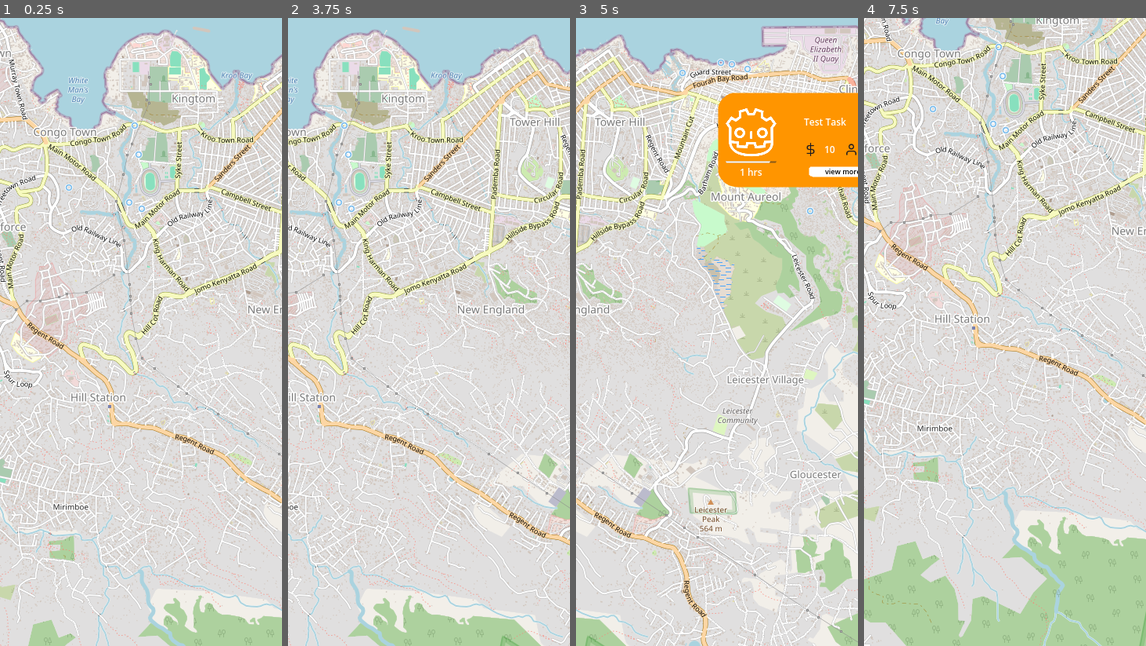
Above: before the commit, frames 1-4 (left to right).
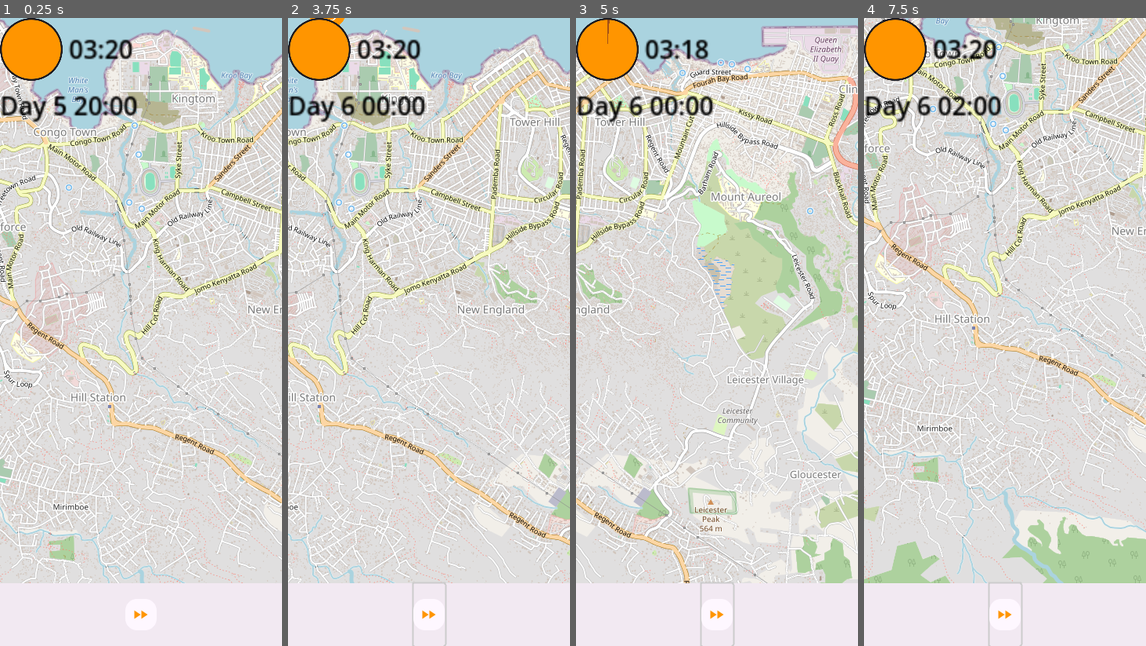
Above: after the commit, the same moments.

Repository: carabowes/Luscinia
Game: Godot game, scene res://main.tscn
Two runs of this game, one before a commit and one after it. Both use one fixed random seed, a clock stepped at 60 frames per second and the inputs below. This scene is started directly instead of the project's main scene.
Inputs (mouse positions are in pixels of both pictures, inside the frame that each line leads up to):
- Up to frame 1 (0.25 s): no input
- Up to frame 2 (3.75 s): click (429, 614) at 0.52 s; click (429, 614) at 1.27 s; drag from (304, 30) to (457, 193) at 2.02 s; tap Enter at 2.75 s; drag from (372, 363) to (414, 457) at 2.77 s; tap Space at 3.5 s; move the mouse to (457, 193) at 3.52 s; press the mouse at (457, 193) at 3.53 s; hold D from 3.53 s (still down)
- Up to frame 3 (5 s): release D at 4.25 s; release the mouse at (745, 193) at 4.25 s; drag from (810, 168) to (632, 237) at 4.27 s
- Up to frame 4 (7.5 s): click (1131, 168) at 5 s, where only the run before the commit has a clickable "view more"; tap Enter at 5.75 s; move the mouse to (1089, 426) at 5.77 s; press the mouse at (1089, 426) at 5.78 s; hold A 5.78-6.5 s; release the mouse at (1089, 426) at 6.5 s; drag from (920, 237) to (962, 175) at 6.52 s; tap Space at 7.25 s; move the mouse to (1019, 332) at 7.27 s; press the mouse at (1019, 332) at 7.28 s; hold S from 7.28 s (still down)

The runs differ from the first frame. In frame 1, 7.2% of the frame differs, in the area x 0-100%, y 0-100%; in frame 2, 7.0%; in frame 3, 14%; in frame 4, 12%.

Commit message:
Task Location updates with progress
Refs #66

Minor changes to timer right now to only update in fixed time
incremenets can be changed later but will work for prototype. Task
location will simply lerp between start and end depending on progress
for now.

Diff:
--- a/luscinia/Nodes/task_data/test_task_data.tres
+++ b/luscinia/Nodes/task_data/test_task_data.tres
@@ -23,7 +23,7 @@
 name = "Test Task"
 icon = ExtResource("3_t6vgv")
 start_location = Vector2(0, 0)
-end_location = Vector2(5, 5)
+end_location = Vector2(2000, 1000)
 resources_required = {
 "funds": 10,
 "people": 4,
--- a/luscinia/Scripts/UI/map_tasks.gd
+++ b/luscinia/Scripts/UI/map_tasks.gd
@@ -10,6 +10,7 @@
 
 
 func _ready() -> void:
+	GlobalTimer.turn_progressed.connect(update_widget_task)
 	generate_widgets()
 	$MapView.zoom_changed.connect(render_widgets)
 
@@ -18,10 +19,24 @@
 	for task in task_instance:
 		var task_widget_instance : TaskWidget = load(task_widget_prefab).instantiate()
 		task_widget_instance.task_info = task
+		task.current_location = lerp(task.task_data.start_location, task.task_data.end_location, float(task.current_progress)/float(task.get_total_time()))
 		task_widget_instance.position = task.current_location
 		$MapView/MapTexture.add_child(task_widget_instance)
 		task_widgets.append(task_widget_instance)
 		task_widget_instance.connect("widget_selected", update_selected_widget)
+		render_widgets()
+
+
+func update_widget_task(time : int):
+	print("Time skip!")
+	for task in task_instance:
+		task.current_progress += time/60
+	var num_widgets = range(len(task_widgets))
+	for i in num_widgets:
+		var current_widget = task_widgets[len(task_widgets)-1]
+		current_widget.queue_free()
+		task_widgets.remove_at(len(task_widgets)-1)
+	generate_widgets()
 
 
 func set_level_of_details(affect_high_detail_widgets = false):
--- a/luscinia/Scripts/UI/ui_timer.gd
+++ b/luscinia/Scripts/UI/ui_timer.gd
@@ -46,7 +46,6 @@
 
 # Perform the time skip
 func skip_time(skip_minutes: int):
-	GlobalTimer.skip_time(skip_minutes)
 	update_timer_ui()
 	#Update UI labels
 	day_label.text = "Day %d" % GlobalTimer.day_counter
--- a/luscinia/Scripts/global_timer.gd
+++ b/luscinia/Scripts/global_timer.gd
@@ -6,6 +6,7 @@
 @export var cd_seconds: int = 20
 var countdown_duration
 var current_time_left
+var time_step = 60
 
 # Clock variables
 @export var in_game_hours: int = 20  # Measured in horus out of 24
@@ -27,23 +28,22 @@
 		second_accumulator -= 1
 		current_time_left -= 1
 
-		var minutes_left_after = floor(current_time_left / 60)
-		if minutes_left_after != minutes_left:
-			in_game_minutes += 1
-
-		if in_game_minutes >= 60:
-			in_game_minutes -= 60
-			in_game_hours += 1
-			if in_game_hours >= 24:
-				in_game_hours = 0
-				day_counter += 1
+		#var minutes_left_after = floor(current_time_left / 60)
+		#if minutes_left_after != minutes_left:
+		#	in_game_minutes += 1
+		#
+		#if in_game_minutes >= 60:
+		#	in_game_minutes -= 60
+		#	in_game_hours += 1
+		#	if in_game_hours >= 24:
+		#		in_game_hours = 0
+		#		day_counter += 1
 
 
 func skip_time(skip_minutes: int):
 	var skip_time_seconds = skip_minutes * 60
 	# Adjust the countdown timer
-	if current_time_left > 0:
-		current_time_left = max(0, current_time_left - skip_time_seconds)
+	current_time_left = countdown_duration
 
 	# Adjust the in-game clock
 	in_game_minutes += skip_minutes
--- a/luscinia/Scripts/skip_custom_time_button.gd
+++ b/luscinia/Scripts/skip_custom_time_button.gd
@@ -6,12 +6,13 @@
 # Called when the node enters the scene tree for the first time.
 func _ready() -> void:
 	connect("pressed", _on_skip_custom_time_button_pressed)
-	custom_time_input.connect("text_submitted", _on_line_edit_text_submitted)
+	#custom_time_input.connect("text_submitted", _on_line_edit_text_submitted)
 
 
 # Displays the popup for entering a custom time to skip
 func _on_skip_custom_time_button_pressed():
-	custom_time_popup.popup_centered(Vector2(400, 300))
+	#custom_time_popup.popup_centered(Vector2(400, 300))
+	GlobalTimer.skip_time(GlobalTimer.time_step) #skip a turn
 
 
 # Handle custom time input
--- a/luscinia/main.tscn
+++ b/luscinia/main.tscn
@@ -1,9 +1,10 @@
-[gd_scene load_steps=5 format=3 uid="uid://demyglfh17k5g"]
+[gd_scene load_steps=6 format=3 uid="uid://demyglfh17k5g"]
 
 [ext_resource type="PackedScene" uid="uid://djfodjryat72c" path="res://Scenes/map.tscn" id="1_7fdga"]
 [ext_resource type="PackedScene" uid="uid://cw1bfk5qtjy3o" path="res://Scenes/resource_manager.tscn" id="1_8r20m"]
 [ext_resource type="PackedScene" uid="uid://desl373b33t23" path="res://Scenes/timer.tscn" id="2_5mpic"]
 [ext_resource type="PackedScene" uid="uid://da0l1xitf07a2" path="res://Scenes/resource_page.tscn" id="4_vi8yg"]
+[ext_resource type="PackedScene" uid="uid://cvex4d7ipjauf" path="res://Scenes/navbar.tscn" id="5_5vcs1"]
 
 [node name="Main" type="Control"]
 layout_mode = 3
@@ -15,8 +16,6 @@
 
 [node name="resource_manager" parent="." instance=ExtResource("1_8r20m")]
 
-[node name="Timer" parent="." instance=ExtResource("2_5mpic")]
-
 [node name="Map" parent="." instance=ExtResource("1_7fdga")]
 
 [node name="resource-page" parent="." instance=ExtResource("4_vi8yg")]
@@ -24,3 +23,10 @@
 layout_mode = 1
 offset_left = -0.46
 offset_right = -360.46
+
+[node name="Timer" parent="." instance=ExtResource("2_5mpic")]
+layout_mode = 1
+mouse_filter = 2
+
+[node name="Navbar" parent="." instance=ExtResource("5_5vcs1")]
+layout_mode = 1
